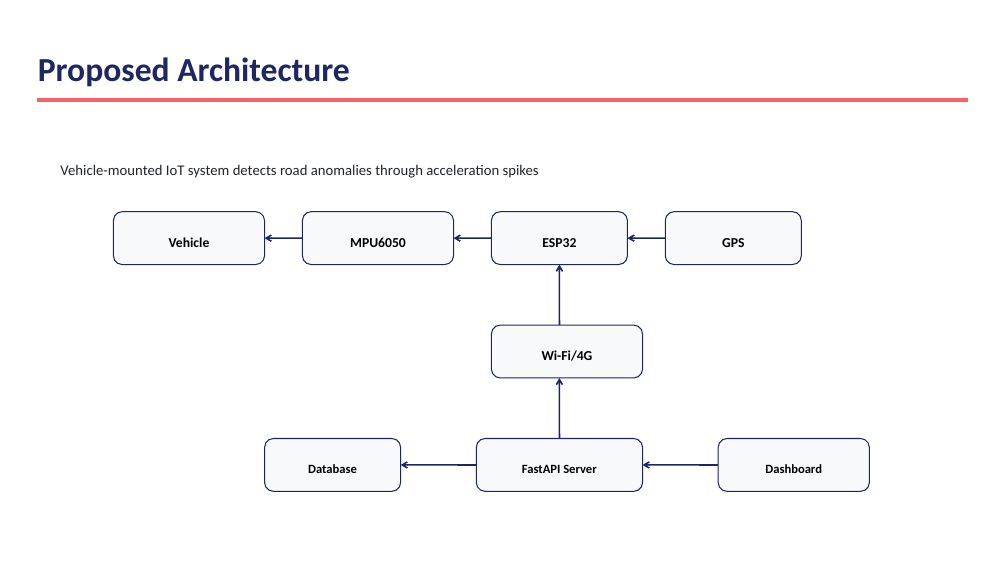
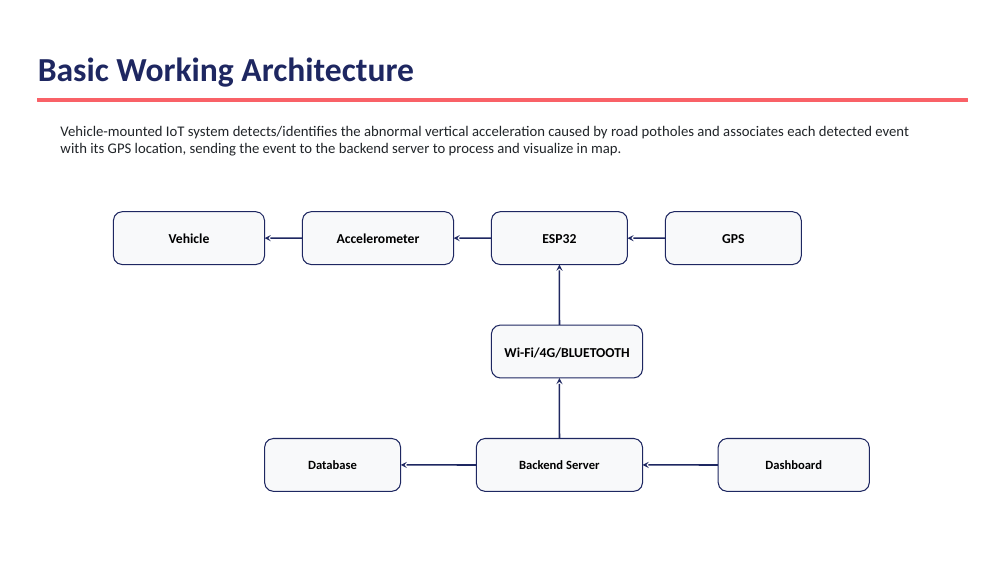
Before and after one commit to yahyazoom17/RPDS, a slide deck: slide 4 of pothole-review.pptx. Drawn at 1008x567 pixels with LibreOffice and Linux fonts; fonts in the diff are those of the drawing. Boxes give left, top, right and bottom in pixels: in the first picture for what was removed or moved away, otherwise in the second. Text is boxed around its words. In the diff, an @@ line names an element or a change of style, - is before the commit and + after.

```diff
--- a/pothole-review.pptx
+++ b/pothole-review.pptx
@@ text at box(38, 57, 414, 87): text changed @@
-Proposed Architecture
+Basic Working Architecture
@@ text at box(60, 125, 909, 156): text changed @@
-Vehicle-mounted IoT system detects road anomalies through acceleration spikes
+Vehicle-mounted IoT system detects/identifies the abnormal vertical acceleration caused by road potholes and associates each detected event with its GPS location, sending the event to the backend server to process and visualize in map.
@@ arrow (265, 238) - (302, 238): arrowheads changed @@
@@ text added at box(337, 233, 420, 243), 13 pt, text #000000, bold @@
+Accelerometer
@@ text removed at box(350, 237, 406, 247) @@
-MPU6050
@@ arrow (454, 238) - (492, 238): arrowheads changed @@
@@ arrow (628, 238) - (665, 238): arrowheads changed @@
@@ arrow (560, 265) - (560, 325): arrowheads changed @@
@@ text at box(504, 347, 629, 358): text changed @@
-Wi-Fi/4G
+Wi-Fi/4G/BLUETOOTH
@@ arrow (560, 378) - (560, 439): arrowheads changed @@
@@ arrow (401, 465) - (476, 465): arrowheads changed @@
@@ text at box(519, 460, 600, 469): text changed @@
-FastAPI Server
+Backend Server
@@ arrow (643, 465) - (718, 465): arrowheads changed @@
@@ 5 texts: place and size @@
-5 texts at box(169, 237, 822, 473)
+5 texts at box(169, 233, 822, 469)
```
Also in this commit, not shown: 10 other slides changed, 2 slides removed, 24 other files.
